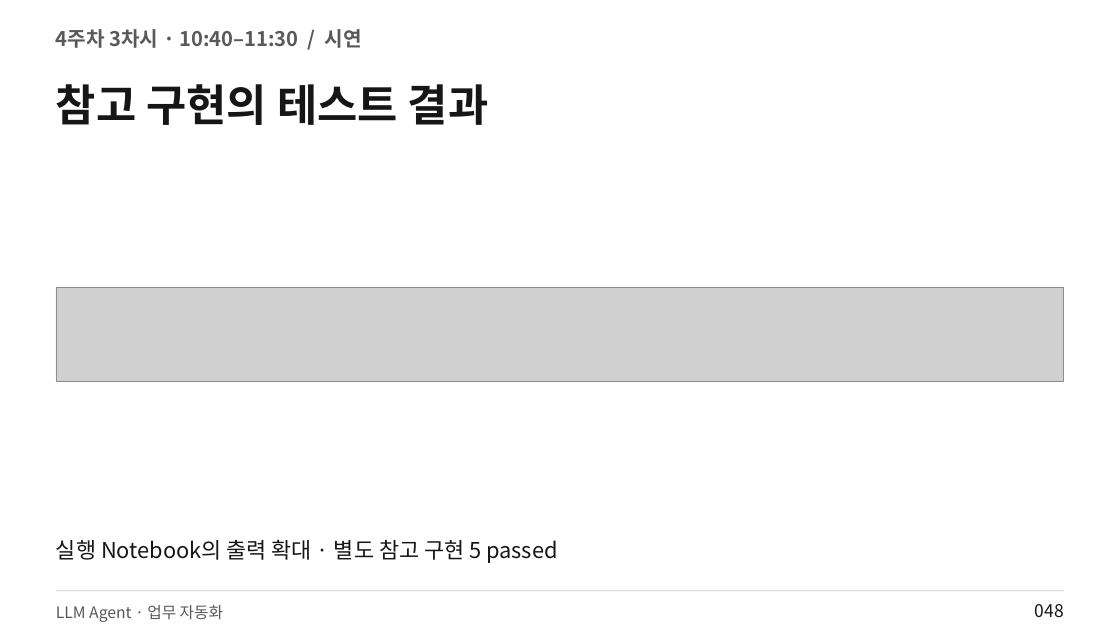
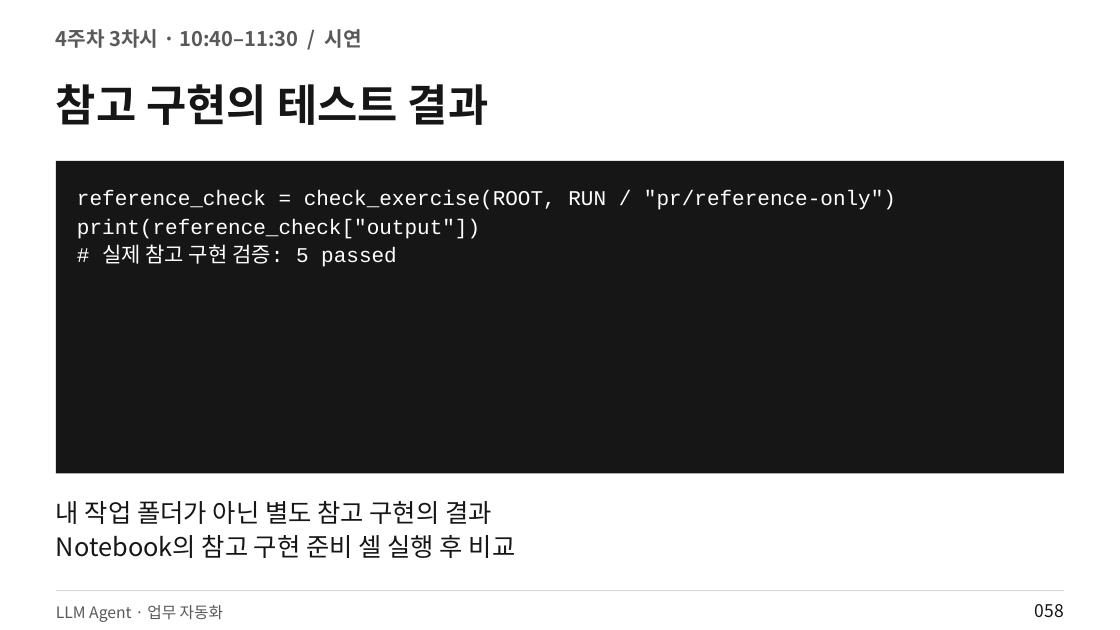
Before and after one commit to smilesjcha/llm-agent-and-workflow-automation, a slide deck: slide 58 of slides/IPA_LLM_Agent_업무자동화_Day4_2026_PR_DOCUMENT.pptx (slide 48 before the commit). Drawn at 1120x630 pixels with LibreOffice and Linux fonts; fonts in the diff are those of the drawing; grey boxes stand for pictures. Boxes give left, top, right and bottom in pixels: in the first picture for what was removed or moved away, otherwise in the second. Text is boxed around its words. In the diff, an @@ line names an element or a change of style, - is before the commit and + after.

```diff
--- a/slides/IPA_LLM_Agent_업무자동화_Day4_2026_PR_DOCUMENT.pptx
+++ b/slides/IPA_LLM_Agent_업무자동화_Day4_2026_PR_DOCUMENT.pptx
@@ rectangle added at box(56, 161, 1065, 474), fill #161616 @@
@@ text at box(77, 190, 896, 267): text changed; size 18.8 to 18 pt; font Noto Sans CJK KR to Courier New; text colour #161616 to #FFFFFF @@
-실행 Notebook의 출력 확대 · 별도 참고 구현 5 passed
+reference_check = check_exercise(ROOT, RUN / "pr/reference-only")
+print(reference_check["output"])
+# 실제 참고 구현 검증: 5 passed
@@ picture removed at box(56, 287, 1065, 381) @@
@@ text added at box(56, 501, 516, 558), 21.8 pt, text #161616 @@
+내 작업 폴더가 아닌 별도 참고 구현의 결과
+Notebook의 참고 구현 준비 셀 실행 후 비교
@@ text at box(1035, 604, 1064, 618): text changed @@
-048
+058
```
Also in this commit, not shown: 131 other slides changed, 55 slides added, 6 other files.
